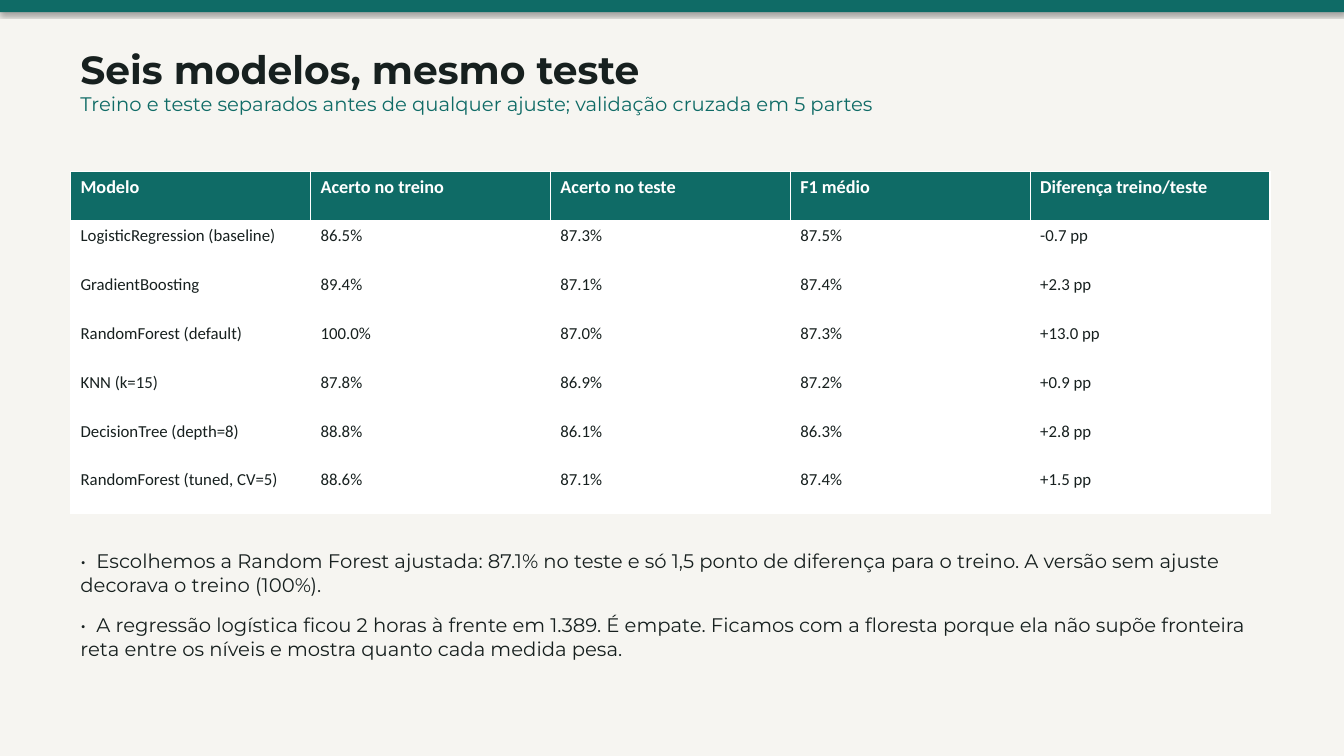
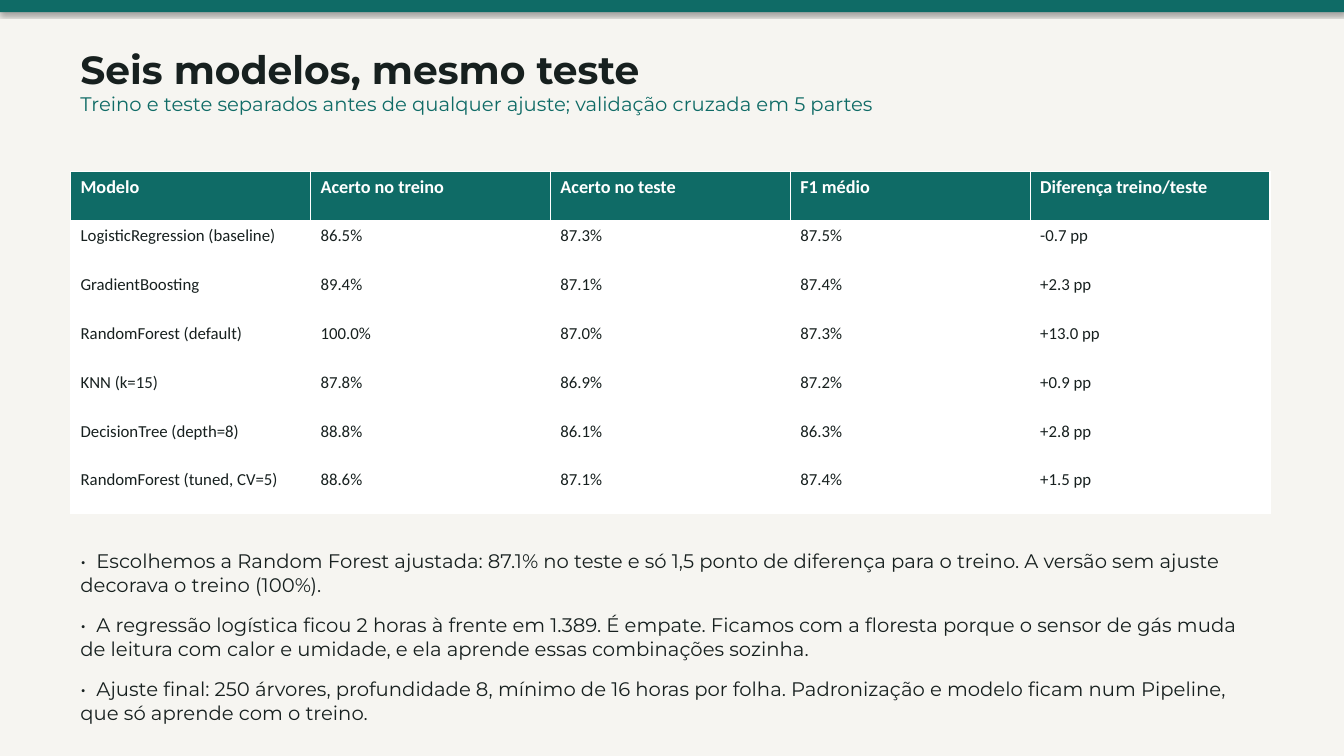
Before and after one commit to iskisraell/respiracidadao-gs, a slide deck: slide 4 of docs/06_RespiraCidadao_ML_Slides.pptx. Drawn at 1344x756 pixels with LibreOffice and Linux fonts; fonts in the diff are those of the drawing. Boxes give left, top, right and bottom in pixels: in the first picture for what was removed or moved away, otherwise in the second. Text is boxed around its words. In the diff, an @@ line names an element or a change of style, - is before the commit and + after.

```diff
--- a/docs/06_RespiraCidadao_ML_Slides.pptx
+++ b/docs/06_RespiraCidadao_ML_Slides.pptx
@@ text at (80, 614, 1236, 724): text changed @@
-• A regressão logística ficou 2 horas à frente em 1.389. É empate. Ficamos com a floresta porque ela não supõe fronteira reta entre os níveis e mostra quanto cada medida pesa.
+• A regressão logística ficou 2 horas à frente em 1.389. É empate. Ficamos com a floresta porque o sensor de gás muda de leitura com calor e umidade, e ela aprende essas combinações sozinha.
+• Ajuste final: 250 árvores, profundidade 8, mínimo de 16 horas por folha. Padronização e modelo ficam num Pipeline, que só aprende com o treino.
```
Also in this commit, not shown: 1 other slide changed, 59 other files.
